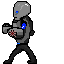
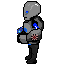
Layered file, before and after one edit (64×64). Changes by layer:
hid "Layer Group #2", painted on it over (2, 1, 44, 64)
showed "RobotBothModsLeftWalk2.png", painted on it over (7, 1, 44, 64)
